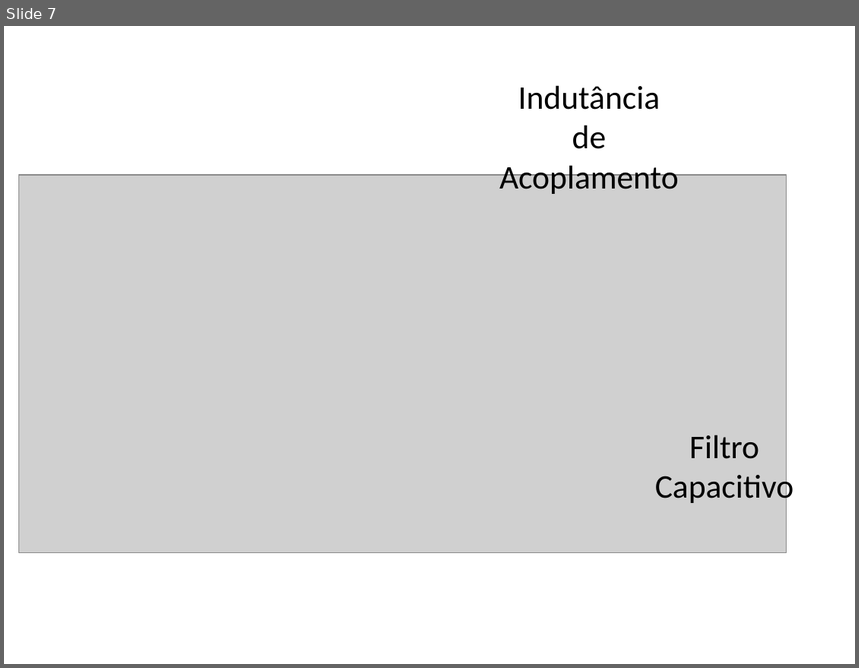
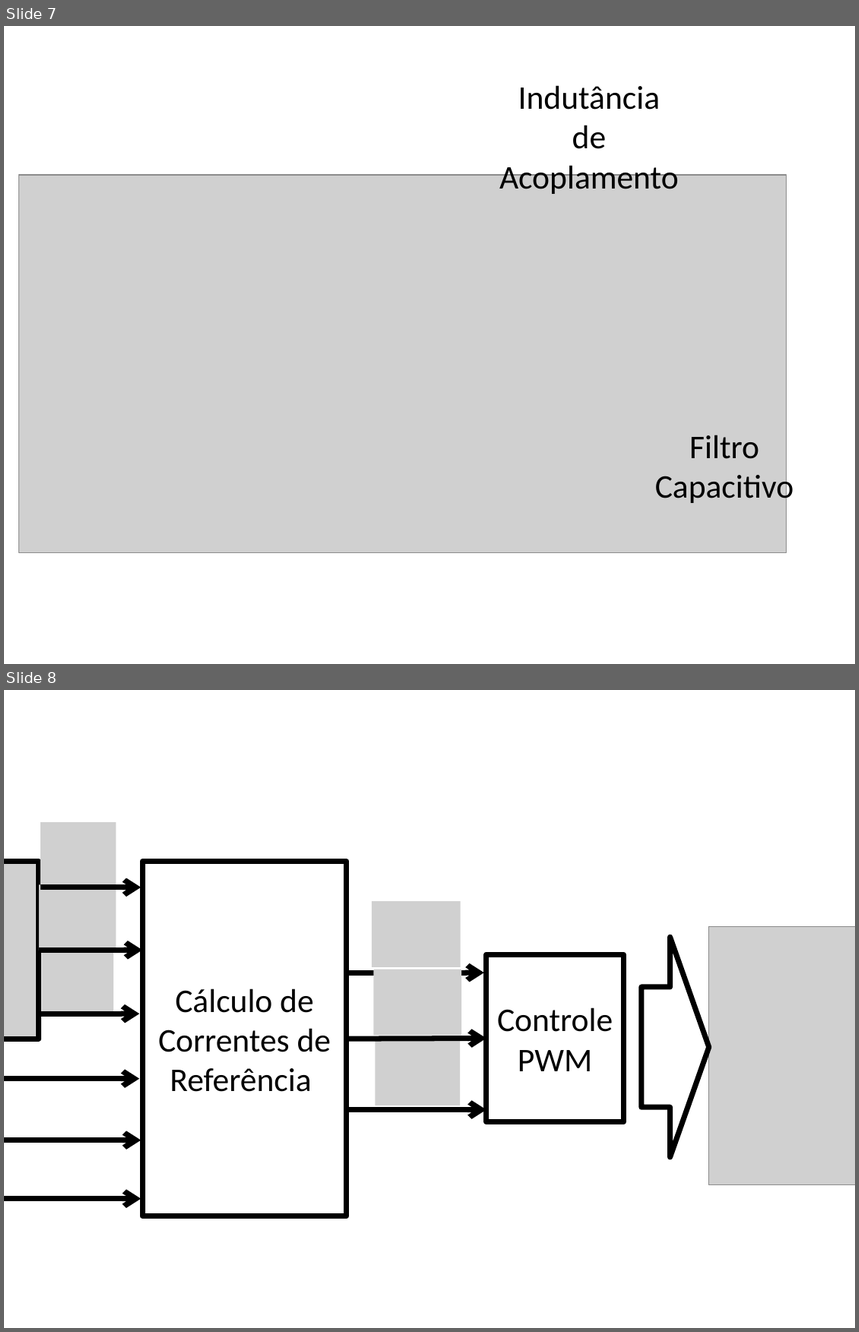
Before and after one commit to jpsoliv/MestradoJPSO, a slide deck: Tranqueiras de ppt/desenhos_filtro_complexo.pptx. Shown one above the other, each under a label of ours: slide 7 before the commit, slides 7 and 8 after it. The pictures are 859x668 and 859x1332 pixels, drawn with LibreOffice and Linux fonts; fonts in the diff are those of the drawing; grey boxes stand for pictures; background and template pictures are left out. Boxes give left, top, right and bottom in pixels: in the first picture for what was removed or moved away, otherwise in the second. Text is boxed around its words. In the diff, an @@ line names an element or a change of style, - is before the commit and + after.

Commit message:
ppt

```diff
--- a/Tranqueiras de ppt/desenhos_filtro_complexo.pptx
+++ b/Tranqueiras de ppt/desenhos_filtro_complexo.pptx
@@ slide 8 added at box(4, 690, 855, 1328), background #FFFFFF @@
@@ picture added at box(40, 822, 116, 888) @@
@@ picture added at box(4, 861, 39, 1039) @@
@@ rectangle added at box(143, 861, 347, 1216), outline #000000 4.5 pt, 28 pt, text #000000 @@
+Cálculo de Correntes de Referência
@@ picture added at box(39, 885, 116, 951) @@
@@ arrow added from (40, 888) to (141, 888), #000000 4.5 pt @@
@@ picture added at box(372, 901, 460, 967) @@
@@ down arrow added at box(642, 937, 709, 1157), outline #000000 4.5 pt @@
@@ picture added at box(709, 926, 855, 1186) @@
@@ arrow added from (39, 951) to (143, 951), #000000 4.5 pt @@
@@ picture added at box(41, 948, 113, 1015) @@
@@ rectangle added at box(487, 954, 623, 1122), outline #000000 4.5 pt, 28 pt, text #000000 @@
+Controle PWM
@@ arrow added from (347, 973) to (484, 973), #000000 4.5 pt @@
@@ picture added at box(373, 969, 461, 1035) @@
@@ arrow added from (39, 1015) to (139, 1015), #000000 4.5 pt @@
@@ arrow added from (347, 1039) to (487, 1038), #000000 4.5 pt @@
@@ picture added at box(375, 1040, 460, 1106) @@
@@ arrow added from (4, 1079) to (139, 1079), #000000 4.5 pt @@
@@ arrow added from (350, 1110) to (487, 1110), #000000 4.5 pt @@
@@ arrow added from (4, 1140) to (141, 1140), #000000 4.5 pt @@
@@ arrow added from (4, 1199) to (141, 1199), #000000 4.5 pt @@
```
